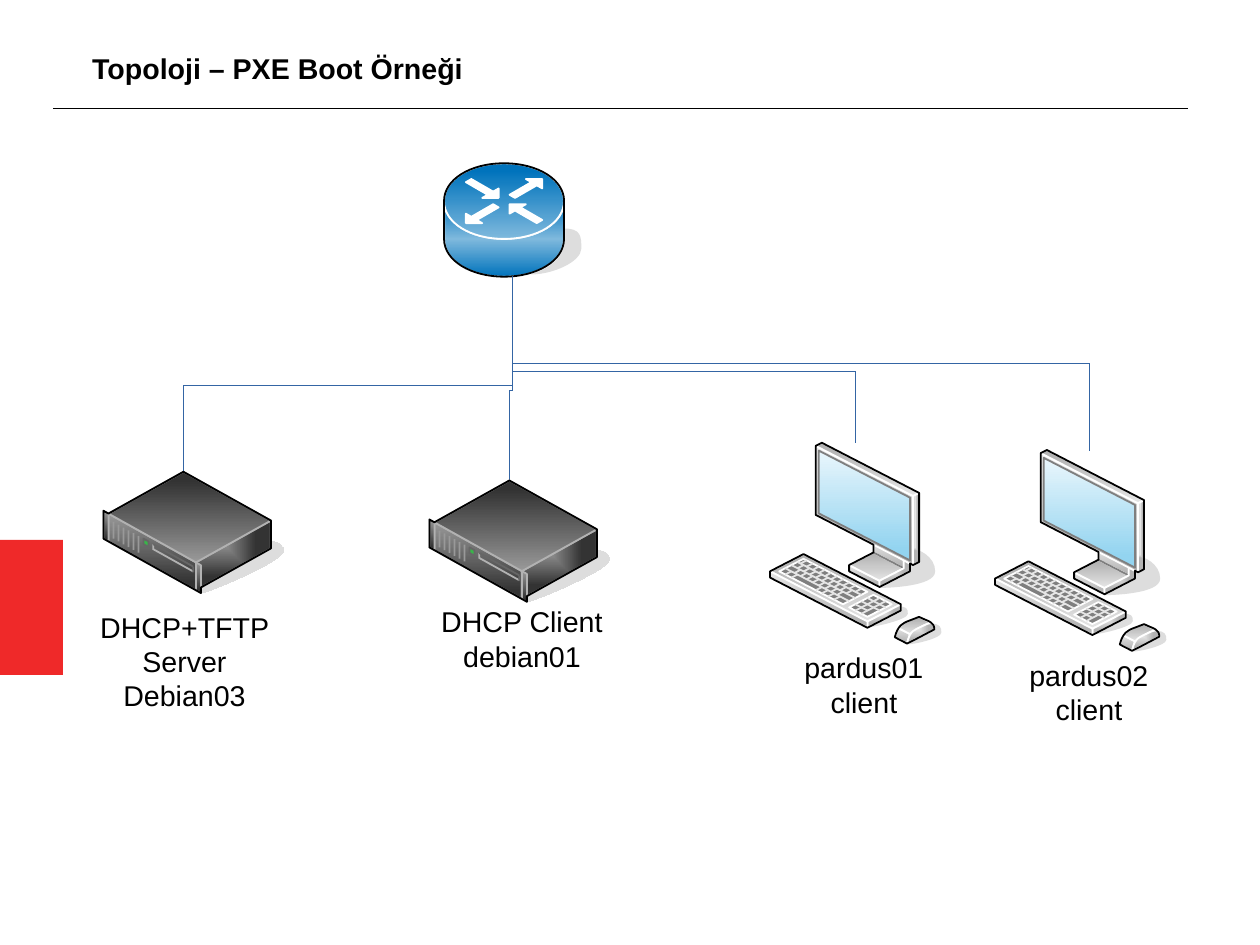
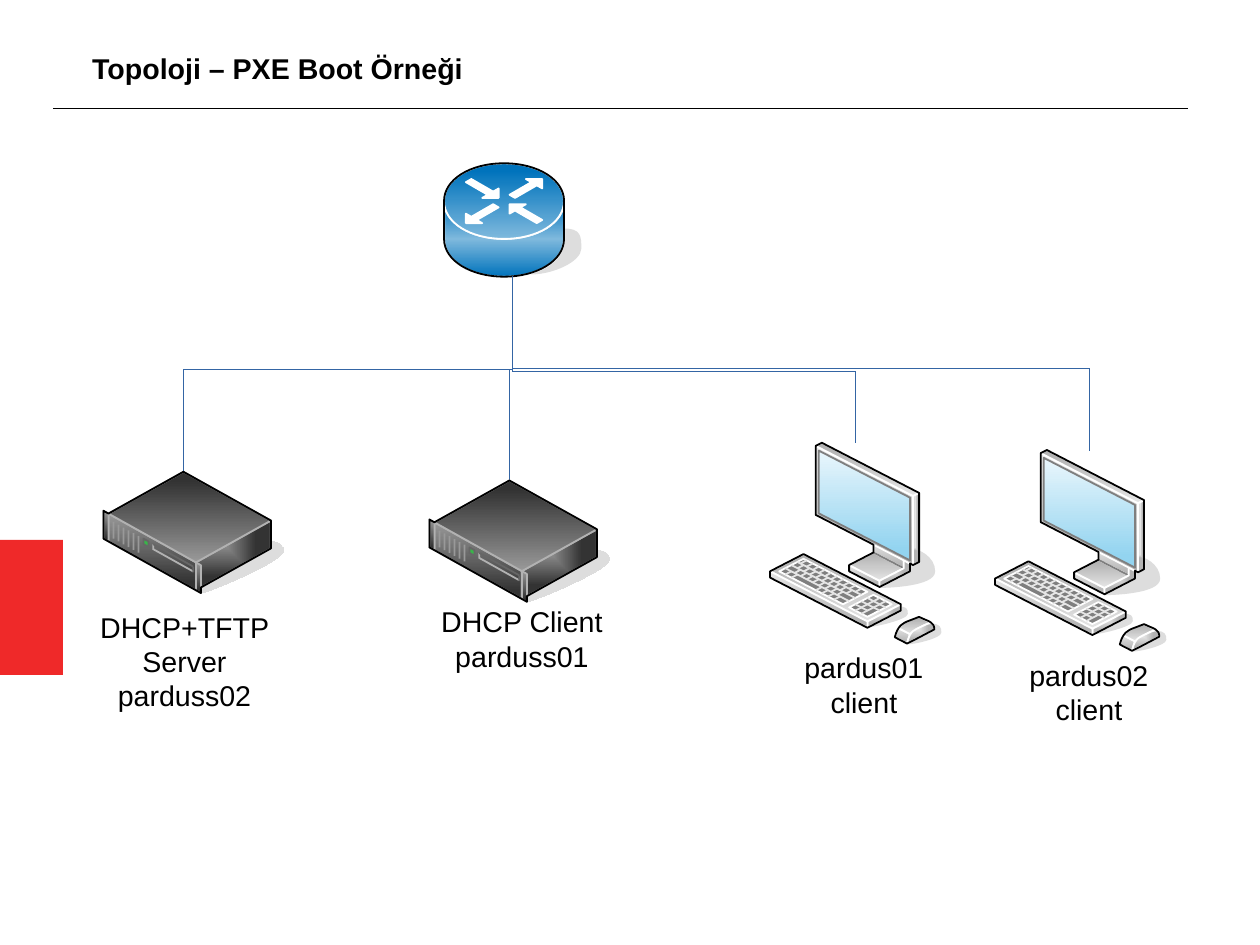
Before and after one commit to aciklab/oyyk18-sysadm, a slide deck: slide 11 of sunumlar/dhcp.odp. Drawn at 1260x945 pixels with LibreOffice and Linux fonts; fonts in the diff are those of the drawing. Boxes give left, top, right and bottom in pixels: in the first picture for what was removed or moved away, otherwise in the second. Text is boxed around its words. In the diff, an @@ line names an element or a change of style, - is before the commit and + after.

```diff
--- a/sunumlar/dhcp.odp
+++ b/sunumlar/dhcp.odp
@@ elbow line (512, 277) - (184, 472): route changed @@
@@ elbow line (512, 277) - (510, 480): route changed @@
@@ elbow line (512, 277) - (1090, 450): route changed @@
@@ text at bbox=[455, 646, 588, 672]: text changed @@
-debian01
+parduss01
@@ text at bbox=[118, 685, 251, 712]: text changed @@
-Debian03
+parduss02
```
Also in this commit, not shown: 7 other slides changed, 1 slide added, 1 slide removed.
